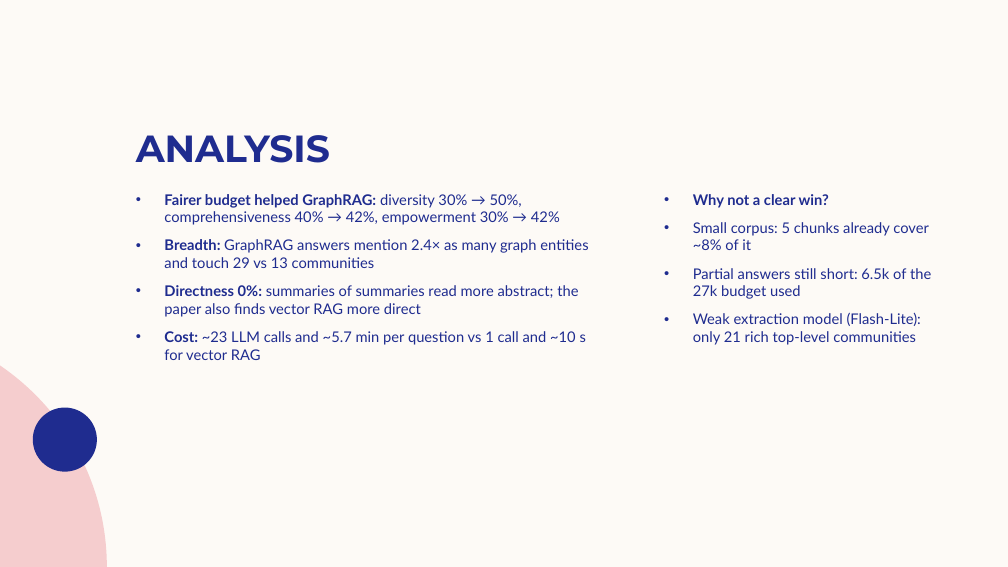
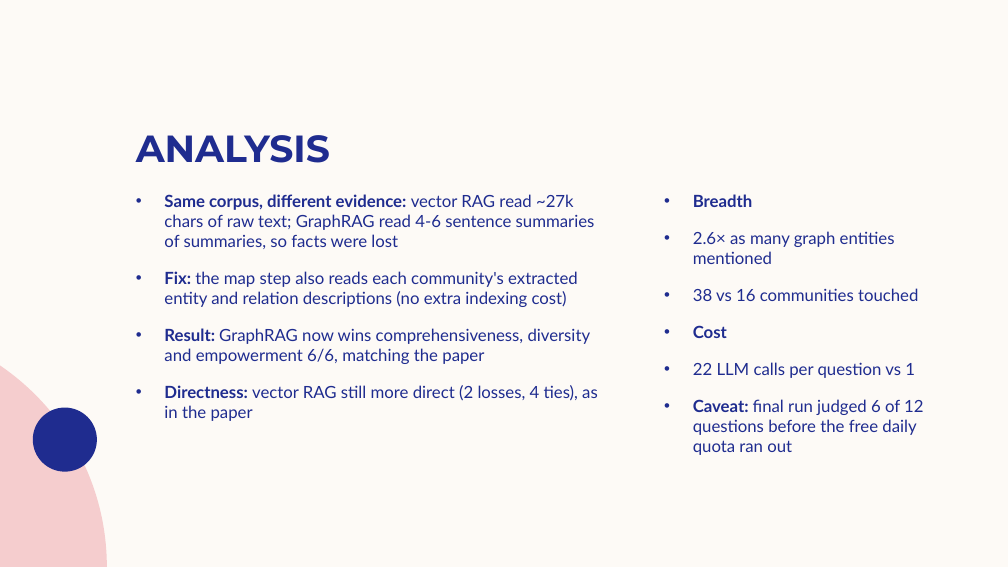
Before and after one commit to Kiki150804/sdm_proj, a slide deck: slide 14 of presentation/GraphRAG_final.pptx. Drawn at 1008x567 pixels with LibreOffice and Linux fonts; fonts in the diff are those of the drawing; background and template pictures are left out. Boxes give left, top, right and bottom in pixels: in the first picture for what was removed or moved away, otherwise in the second. Text is boxed around its words. In the diff, an @@ line names an element or a change of style, - is before the commit and + after.

Commit message:
Map step reads community entity/relation details; GraphRAG now beats vector RAG on 3 of 4 criteria; fuller slides

```diff
--- a/presentation/GraphRAG_final.pptx
+++ b/presentation/GraphRAG_final.pptx
@@ text at bbox=[164, 194, 598, 421]: text changed; size 14 to 16 pt @@
-• Fairer budget helped GraphRAG: diversity 30% → 50%, comprehensiveness 40% → 42%, empowerment 30% → 42%
-• Breadth: GraphRAG answers mention 2.4× as many graph entities and touch 29 vs 13 communities
-• Directness 0%: summaries of summaries read more abstract; the paper also finds vector RAG more direct
-• Cost: ~23 LLM calls and ~5.7 min per question vs 1 call and ~10 s for vector RAG
+• Same corpus, different evidence: vector RAG read ~27k chars of raw text; GraphRAG read 4-6 sentence summaries of summaries, so facts were lost
+• Fix: the map step also reads each community's extracted entity and relation descriptions (no extra indexing cost)
+• Result: GraphRAG now wins comprehensiveness, diversity and empowerment 6/6, matching the paper
+• Directness: vector RAG still more direct (2 losses, 4 ties), as in the paper
@@ text at bbox=[693, 194, 923, 455]: text changed; size 14 to 16 pt @@
-• Why not a clear win?
-• Small corpus: 5 chunks already cover ~8% of it
-• Partial answers still short: 6.5k of the 27k budget used
-• Weak extraction model (Flash-Lite): only 21 rich top-level communities
+• Breadth
+• 2.6× as many graph entities mentioned
+• 38 vs 16 communities touched
+• Cost
+• 22 LLM calls per question vs 1
+• Caveat: final run judged 6 of 12 questions before the free daily quota ran out
```
Also in this commit, not shown: 11 other slides changed, 4 slides added, 4 slides removed, 18 other files.
